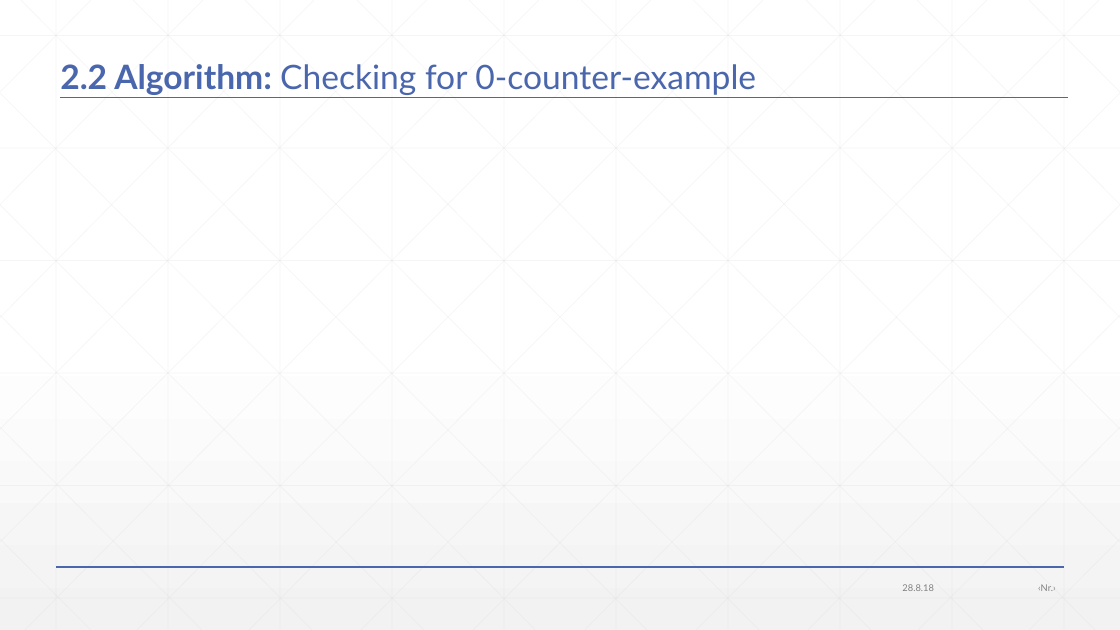
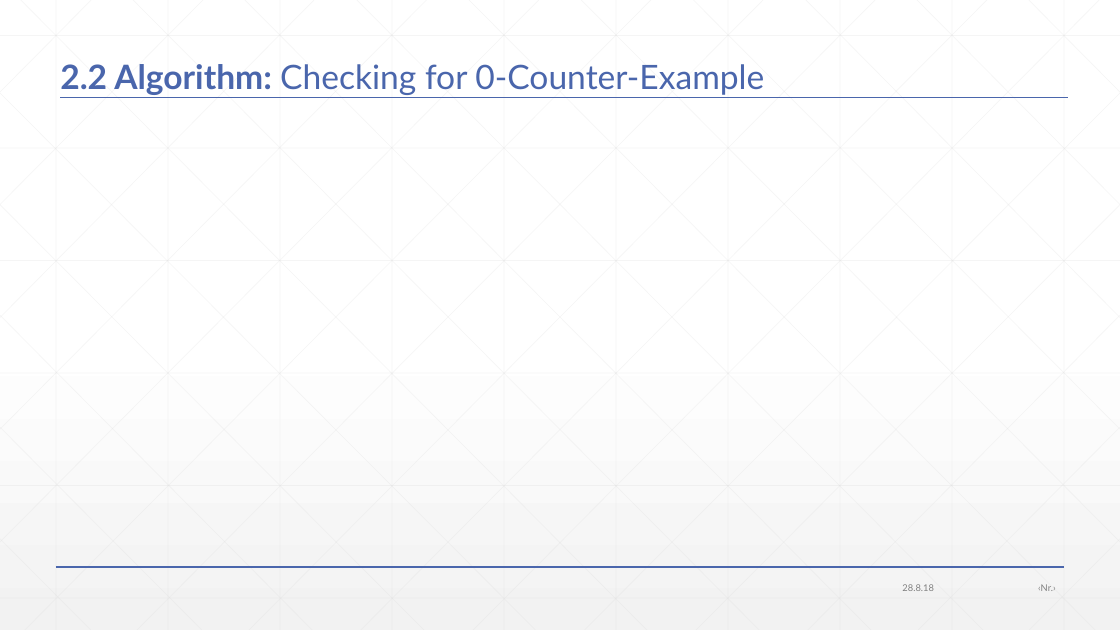
Before and after one commit to JonasWerner/BachelorThesis, a slide deck: slide 12 of Presentation/pdr_presentation.pptx. Drawn at 1120x630 pixels with LibreOffice and Linux fonts; fonts in the diff are those of the drawing; grey boxes stand for pictures. Boxes give left, top, right and bottom in pixels: in the first picture for what was removed or moved away, otherwise in the second. Text is boxed around its words. In the diff, an @@ line names an element or a change of style, - is before the commit and + after.

```diff
--- a/Presentation/pdr_presentation.pptx
+++ b/Presentation/pdr_presentation.pptx
@@ title at box(60, 64, 764, 95): text changed @@
-2.2 Algorithm: Checking for 0-counter-example
+2.2 Algorithm: Checking for 0-Counter-Example
```
Also in this commit, not shown: 8 other slides changed, 9 slides added, 1 other file.
